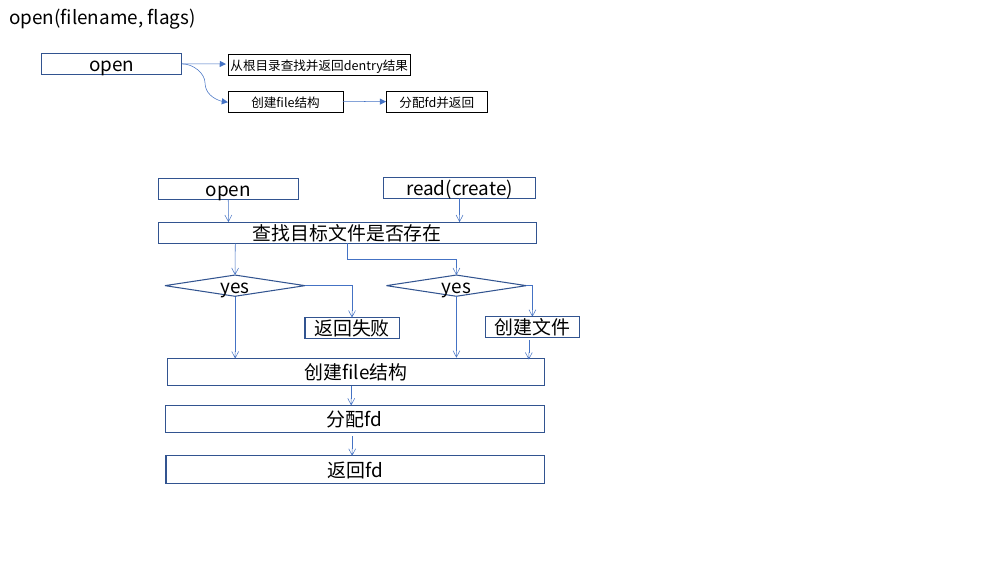
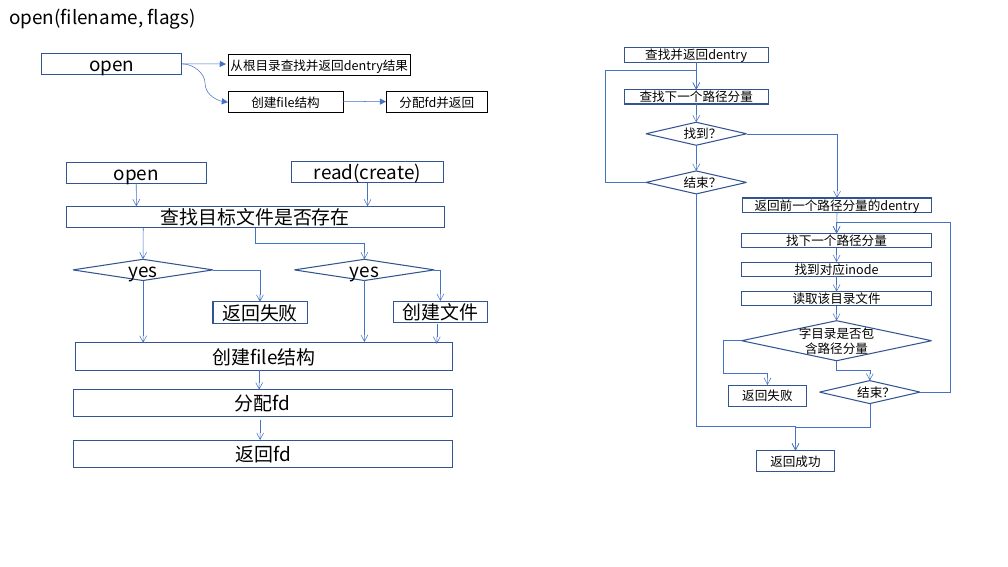
Before and after one commit to wei-coder/walnut, a slide deck: slide 10 of doc/fs.pptx. Drawn at 1008x567 pixels with LibreOffice and Linux fonts; fonts in the diff are those of the drawing. Boxes give left, top, right and bottom in pixels: in the first picture for what was removed or moved away, otherwise in the second. Text is boxed around its words. In the diff, an @@ line names an element or a change of style, - is before the commit and + after.

```diff
--- a/doc/fs.pptx
+++ b/doc/fs.pptx
@@ rectangle added at <box>624,48,768,62</box>, outline #325491 1 pt, 12 pt, text #000000 @@
+查找并返回dentry
@@ elbow arrow added from (647, 182) to (696, 90), #4472C4 0.5 pt @@
@@ arrow added from (696, 62) to (696, 90), #4472C4 0.5 pt @@
@@ rectangle added at <box>624,90,768,104</box>, outline #325491 1 pt, 12 pt, text #000000 @@
+查找下一个路径分量
@@ arrow added from (696, 104) to (696, 123), #4472C4 0.5 pt @@
@@ diamond added at <box>647,123,747,145</box>, outline #325491 1 pt, 12 pt, text #000000 @@
+找到？
@@ arrow added from (696, 145) to (696, 171), #4472C4 0.5 pt @@
@@ elbow arrow added from (746, 134) to (837, 198), #4472C4 0.5 pt @@
@@ diamond added at <box>647,171,747,194</box>, outline #325491 1 pt, 12 pt, text #000000 @@
+结束？
@@ elbow arrow added from (696, 194) to (796, 451), #4472C4 0.5 pt @@
@@ rectangle added at <box>743,198,932,212</box>, outline #325491 1 pt, 12 pt, text #000000 @@
+返回前一个路径分量的dentry
@@ 8 rectangles, 6 arrows, 3 elbow arrows, 2 diamonds: place and size @@
-8 rectangles, 6 arrows, 3 elbow arrows, 2 diamonds at <box>158,178,579,483</box>
+8 rectangles, 6 arrows, 3 elbow arrows, 2 diamonds at <box>67,162,487,467</box>
@@ rectangle added at <box>742,234,932,248</box>, outline #325491 1 pt, 12 pt, text #000000 @@
+找下一个路径分量
@@ arrow added from (837, 212) to (837, 234), #4472C4 0.5 pt @@
@@ elbow arrow added from (920, 392) to (837, 234), #4472C4 0.5 pt @@
@@ rectangle added at <box>742,262,932,277</box>, outline #325491 1 pt, 12 pt, text #000000 @@
+找到对应inode
@@ arrow added from (837, 248) to (837, 262), #4472C4 0.5 pt @@
@@ arrow moved from (457, 296) - (457, 358) to (364, 281) - (364, 342) @@
@@ rectangle added at <box>742,292,932,306</box>, outline #325491 1 pt, 12 pt, text #000000 @@
+读取该目录文件
@@ arrow added from (837, 277) to (837, 292), #4472C4 0.5 pt @@
@@ diamond added at <box>742,321,932,361</box>, outline #325491 1 pt, 12 pt, text #000000 @@
+字目录是否包含路径分量
@@ arrow added from (837, 306) to (837, 321), #4472C4 0.5 pt @@
@@ elbow arrow added from (742, 341) to (768, 385), #4472C4 0.5 pt @@
@@ arrow moved from (352, 386) - (352, 405) to (259, 371) - (259, 389) @@
@@ rectangle added at <box>728,385,807,406</box>, outline #325491 1 pt, 12 pt, text #000000 @@
+返回失败
@@ diamond added at <box>820,381,920,404</box>, outline #325491 1 pt, 12 pt, text #000000 @@
+结束？
@@ elbow arrow added from (837, 361) to (870, 381), #4472C4 0.5 pt @@
@@ elbow arrow added from (870, 404) to (796, 451), #4472C4 0.5 pt @@
@@ rectangle added at <box>756,451,835,472</box>, outline #325491 1 pt, 12 pt, text #000000 @@
+返回成功
```
Also in this commit, not shown: 16 other files.
